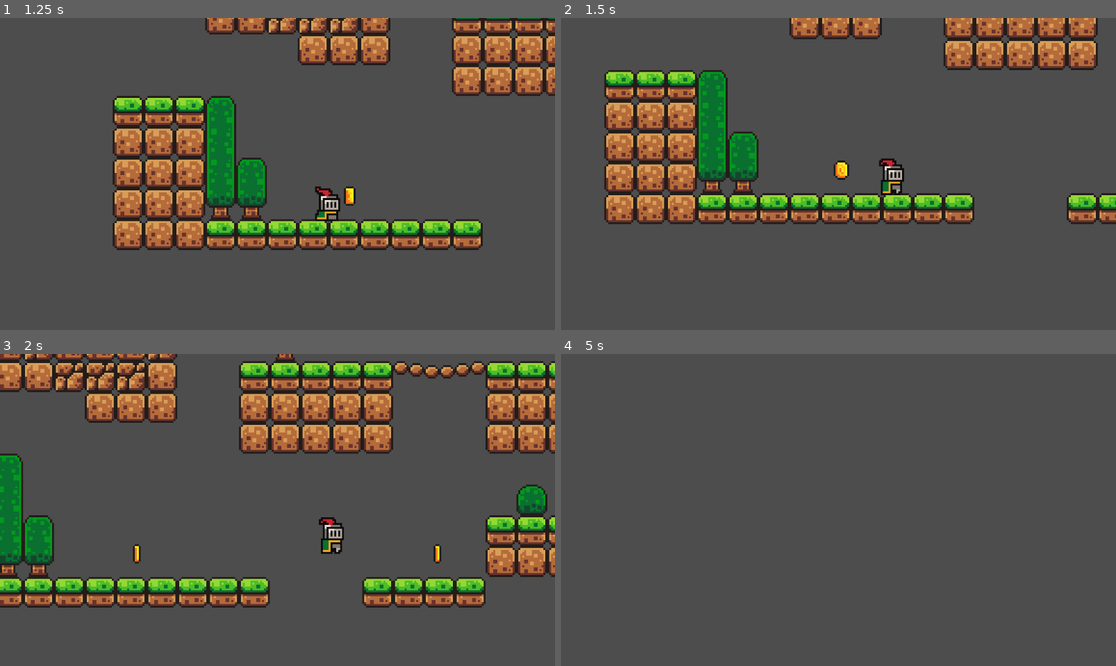
Above: before the commit, frames 1-4 (two rows, left to right).
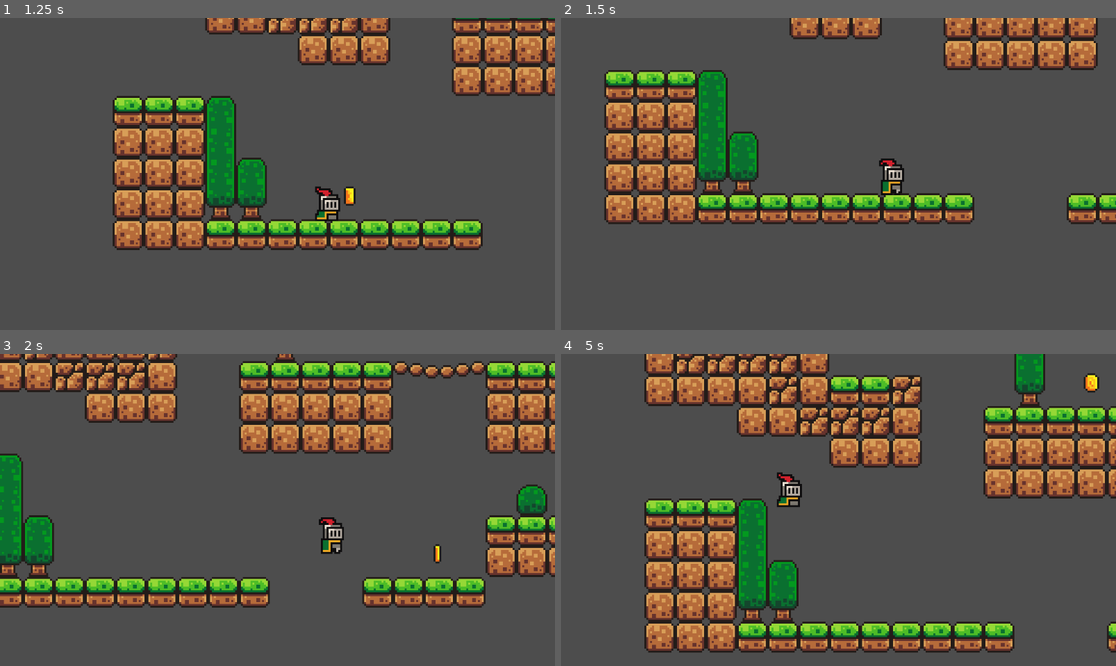
Above: after the commit, the same moments.

Repository: alandarryl/brakeys-tuto
Game: Godot game, scene res://scene/game.tscn
Same seed, same stepped clock (60 frames per second), same inputs: the game is played once before the commit and once after it.
Inputs:
- Up to frame 1 (1.25 s): tap Enter (ui_accept) at 0.5, 0.77 s; hold Right (ui_right) from 0.53 s (still down)
- Up to frame 2 (1.5 s): keep holding Right (ui_right)
- Up to frame 3 (2 s): keep holding Right (ui_right); tap Enter (ui_accept) at 1.52 s
- Up to frame 4 (5 s): release Right (ui_right) at 2.03 s; hold Left (ui_left) 2.03-2.78 s; hold Right (ui_right) 2.78-4.28 s; tap Enter (ui_accept) at 3.02, 3.77, 4.52 s; hold Left (ui_left) from 4.28 s (still down)

Frame 1 is identical in both runs. In frame 2, 0.1% of the frame differs, in the area x 49-52%, y 45-52%; in frame 3, less than 0.1%; in frame 4, 36%, in the area x 15-100%, y 0-96%.

Commit message:
add a killzone

Diff:
--- /dev/null
+++ b/scene/coin.gd
@@ -0,0 +1,10 @@
+extends Area2D
+
+@onready var coin = $"."
+
+
+
+
+func _on_body_entered(body):
+	print("+1 coin")
+	queue_free()
--- a/scene/coin.tscn
+++ b/scene/coin.tscn
@@ -1,5 +1,6 @@
-[gd_scene load_steps=16 format=3 uid="uid://wmsglxyl2tcs"]
+[gd_scene load_steps=17 format=3 uid="uid://wmsglxyl2tcs"]
 
+[ext_resource type="Script" path="res://scene/coin.gd" id="1_6t8t4"]
 [ext_resource type="Texture2D" uid="uid://xtgj6todatnq" path="res://assets/sprites/coin.png" id="1_o7im5"]
 
 [sub_resource type="AtlasTexture" id="AtlasTexture_6eluu"]
@@ -98,6 +99,7 @@
 radius = 5.09902
 
 [node name="coin" type="Area2D"]
+script = ExtResource("1_6t8t4")
 
 [node name="AnimatedSprite2D" type="AnimatedSprite2D" parent="."]
 sprite_frames = SubResource("SpriteFrames_ss1if")
@@ -108,3 +110,5 @@
 
 [node name="CollisionShape2D" type="CollisionShape2D" parent="."]
 shape = SubResource("CircleShape2D_luioy")
+
+[connection signal="body_entered" from="." to="." method="_on_body_entered"]
--- a/scene/game.tscn
+++ b/scene/game.tscn
@@ -1,9 +1,10 @@
-[gd_scene load_steps=13 format=3 uid="uid://i255t34c7lke"]
+[gd_scene load_steps=15 format=3 uid="uid://i255t34c7lke"]
 
 [ext_resource type="PackedScene" uid="uid://jxcnl6fryl7v" path="res://scene/player.tscn" id="1_nst4n"]
 [ext_resource type="Texture2D" uid="uid://t0aep042oytv" path="res://assets/sprites/world_tileset.png" id="2_qh6hi"]
 [ext_resource type="PackedScene" uid="uid://bi05c0dm33c1e" path="res://scene/platform.tscn" id="3_m7gus"]
 [ext_resource type="PackedScene" uid="uid://wmsglxyl2tcs" path="res://scene/coin.tscn" id="4_qk5v8"]
+[ext_resource type="PackedScene" uid="uid://5upqqdcomofb" path="res://scene/killzone.tscn" id="5_nynl0"]
 
 [sub_resource type="TileSetAtlasSource" id="TileSetAtlasSource_42qcp"]
 texture = ExtResource("2_qh6hi")
@@ -408,6 +409,21 @@
 physics_layer_0/collision_layer = 1
 sources/0 = SubResource("TileSetAtlasSource_42qcp")
 
+[sub_resource type="Animation" id="Animation_omryu"]
+length = 0.001
+tracks/0/type = "value"
+tracks/0/imported = false
+tracks/0/enabled = true
+tracks/0/path = NodePath(".:position")
+tracks/0/interp = 1
+tracks/0/loop_wrap = true
+tracks/0/keys = {
+"times": PackedFloat32Array(0),
+"transitions": PackedFloat32Array(1),
+"update": 0,
+"values": [Vector2(-99, -223)]
+}
+
 [sub_resource type="Animation" id="Animation_4th0f"]
 resource_name = "move_up"
 length = 2.5
@@ -425,7 +441,13 @@
 "values": [Vector2(-99, -223), Vector2(-98, -369)]
 }
 
-[sub_resource type="Animation" id="Animation_omryu"]
+[sub_resource type="AnimationLibrary" id="AnimationLibrary_lagkk"]
+_data = {
+"RESET": SubResource("Animation_omryu"),
+"move_up": SubResource("Animation_4th0f")
+}
+
+[sub_resource type="Animation" id="Animation_lxesj"]
 length = 0.001
 tracks/0/type = "value"
 tracks/0/imported = false
@@ -437,13 +459,7 @@
 "times": PackedFloat32Array(0),
 "transitions": PackedFloat32Array(1),
 "update": 0,
-"values": [Vector2(-99, -223)]
-}
-
-[sub_resource type="AnimationLibrary" id="AnimationLibrary_lagkk"]
-_data = {
-"RESET": SubResource("Animation_omryu"),
-"move_up": SubResource("Animation_4th0f")
+"values": [Vector2(153, -372)]
 }
 
 [sub_resource type="Animation" id="Animation_7d4cq"]
@@ -463,27 +479,15 @@
 "values": [Vector2(153, -372), Vector2(386, -372)]
 }
 
-[sub_resource type="Animation" id="Animation_lxesj"]
-length = 0.001
-tracks/0/type = "value"
-tracks/0/imported = false
-tracks/0/enabled = true
-tracks/0/path = NodePath(".:position")
-tracks/0/interp = 1
-tracks/0/loop_wrap = true
-tracks/0/keys = {
-"times": PackedFloat32Array(0),
-"transitions": PackedFloat32Array(1),
-"update": 0,
-"values": [Vector2(153, -372)]
-}
-
 [sub_resource type="AnimationLibrary" id="AnimationLibrary_0q085"]
 _data = {
 "RESET": SubResource("Animation_lxesj"),
 "move_right": SubResource("Animation_7d4cq")
 }
 
+[sub_resource type="WorldBoundaryShape2D" id="WorldBoundaryShape2D_mstvh"]
+distance = 52.0
+
 [node name="game" type="Node2D"]
 
 [node name="player" parent="." instance=ExtResource("1_nst4n")]
@@ -492,6 +496,7 @@
 [node name="Camera2D" type="Camera2D" parent="player"]
 position = Vector2(-1, 6)
 zoom = Vector2(4, 4)
+limit_bottom = 100
 position_smoothing_enabled = true
 
 [node name="TileMap" type="TileMap" parent="."]
@@ -584,3 +589,10 @@
 
 [node name="coin7" parent="Node2" instance=ExtResource("4_qk5v8")]
 position = Vector2(621, -266)
+
+[node name="killzone" parent="." instance=ExtResource("5_nynl0")]
+position = Vector2(45, 97)
+
+[node name="CollisionShape2D" type="CollisionShape2D" parent="killzone"]
+position = Vector2(1, 53)
+shape = SubResource("WorldBoundaryShape2D_mstvh")
--- /dev/null
+++ b/scene/killzone.tscn
@@ -0,0 +1,12 @@
+[gd_scene load_steps=2 format=3 uid="uid://5upqqdcomofb"]
+
+[ext_resource type="Script" path="res://script/killzone.gd" id="1_yu4fy"]
+
+[node name="killzone" type="Area2D"]
+script = ExtResource("1_yu4fy")
+
+[node name="Timer" type="Timer" parent="."]
+one_shot = true
+
+[connection signal="body_entered" from="." to="." method="_on_body_entered"]
+[connection signal="timeout" from="Timer" to="." method="_on_timer_timeout"]
--- /dev/null
+++ b/script/killzone.gd
@@ -0,0 +1,13 @@
+extends Area2D
+
+@onready var timer = $Timer
+
+
+
+
+func _on_body_entered(body):
+	timer.start()
+
+func _on_timer_timeout():
+	get_tree().reload_current_scene()
+	print("you are dead with style")
